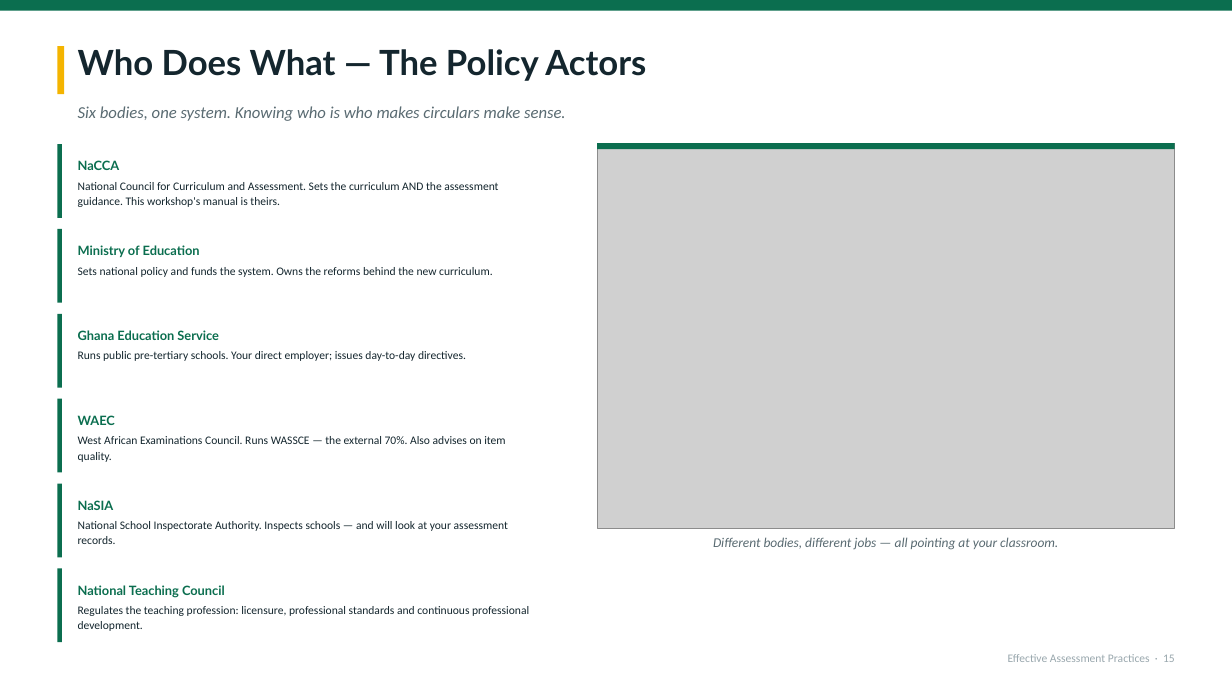
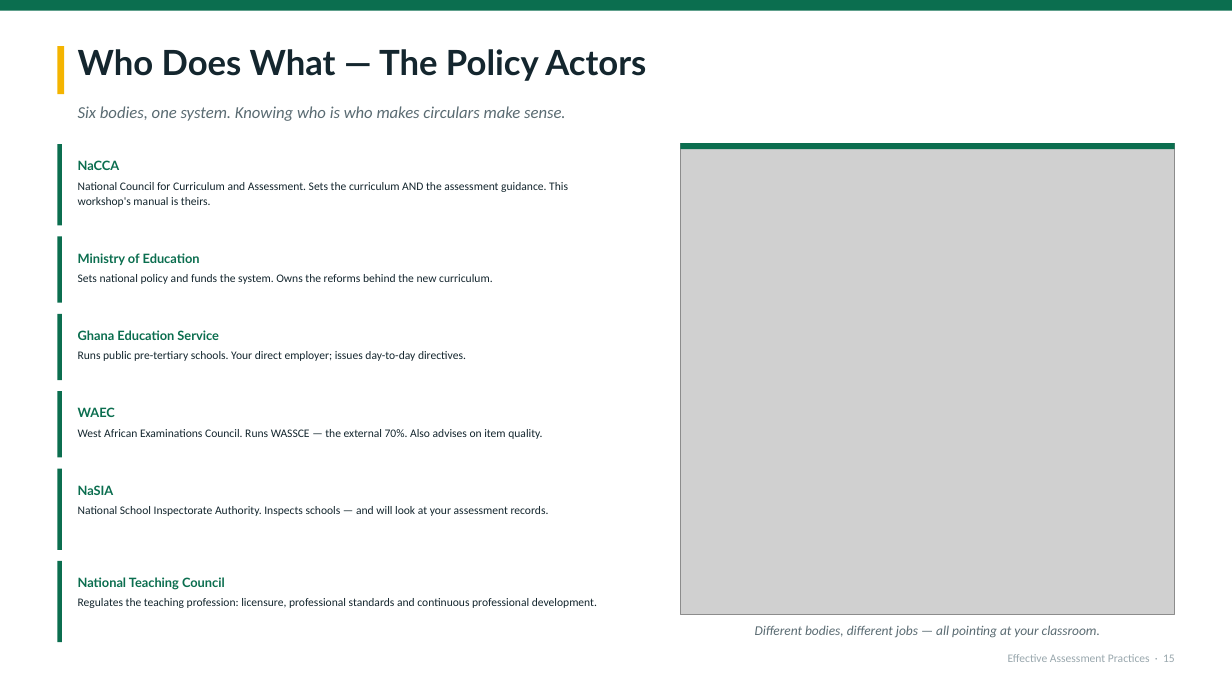
Before and after one commit to kumahemmanuel69-oss/Keelson-ACADEX, a slide deck: slide 15 of deliverables/Effective-Assessment-Practices-KATON-2026.pptx. Drawn at 1232x693 pixels with LibreOffice and Linux fonts; fonts in the diff are those of the drawing; grey boxes stand for pictures. Boxes give left, top, right and bottom in pixels: in the first picture for what was removed or moved away, otherwise in the second. Text is boxed around its words. In the diff, an @@ line names an element or a change of style, - is before the commit and + after.

```diff
--- a/deliverables/Effective-Assessment-Practices-KATON-2026.pptx
+++ b/deliverables/Effective-Assessment-Practices-KATON-2026.pptx
@@ rectangle: place and size @@
-rectangle at (57, 144, 62, 218)
+rectangle at (57, 144, 62, 226)
@@ rounded rectangle: place and size @@
-rounded rectangle at (57, 144, 558, 218)
+rounded rectangle at (57, 144, 641, 226)
@@ picture: place and size @@
-picture at (597, 143, 1175, 529)
+picture at (680, 143, 1175, 615)
@@ rectangle: place and size @@
-rectangle at (597, 143, 1175, 150)
+rectangle at (680, 143, 1175, 150)
@@ text "NaCCA" rewrapped from (78, 160, 498, 207) to (78, 160, 568, 207) @@
@@ rectangle: place and size @@
-rectangle at (57, 229, 62, 303)
+rectangle at (57, 237, 62, 303)
@@ rounded rectangle: place and size @@
-rounded rectangle at (57, 229, 558, 303)
+rounded rectangle at (57, 237, 641, 303)
@@ text "Ministry of Education": place and size @@
-text "Ministry of Education" at (78, 245, 492, 277)
+text "Ministry of Education" at (78, 253, 492, 284)
@@ rectangle: place and size @@
-rectangle at (57, 314, 62, 388)
+rectangle at (57, 314, 62, 381)
@@ rounded rectangle: place and size @@
-rounded rectangle at (57, 314, 558, 388)
+rounded rectangle at (57, 314, 641, 381)
@@ rectangle: place and size @@
-rectangle at (57, 399, 62, 473)
+rectangle at (57, 391, 62, 457)
@@ rounded rectangle: place and size @@
-rounded rectangle at (57, 399, 558, 473)
+rounded rectangle at (57, 391, 641, 457)
@@ text "WAEC" rewrapped from (78, 415, 505, 462) to (78, 407, 542, 439) @@
@@ rectangle: place and size @@
-rectangle at (57, 483, 62, 557)
+rectangle at (57, 469, 62, 550)
@@ rounded rectangle: place and size @@
-rounded rectangle at (57, 483, 558, 557)
+rounded rectangle at (57, 469, 641, 550)
@@ text "NaSIA" rewrapped from (78, 500, 508, 544) to (78, 485, 549, 516) @@
@@ rectangle: place and size @@
-rectangle at (57, 568, 62, 642)
+rectangle at (57, 561, 62, 642)
@@ rounded rectangle: place and size @@
-rounded rectangle at (57, 568, 558, 642)
+rounded rectangle at (57, 561, 641, 642)
@@ text "National Teaching Council" rewrapped from (78, 585, 529, 631) to (78, 577, 597, 608) @@
@@ text "Different bodies, different jobs — ...": place and size @@
-text "Different bodies, different jobs — ..." at (713, 537, 1058, 550)
+text "Different bodies, different jobs — ..." at (755, 625, 1100, 638)
```
Also in this commit, not shown: 22 other slides changed, 2 other files.
